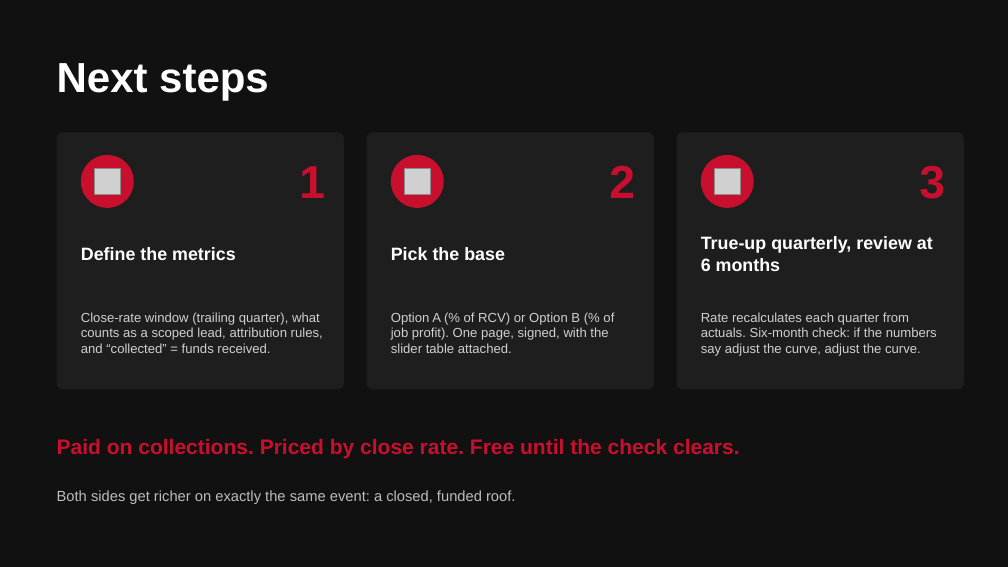
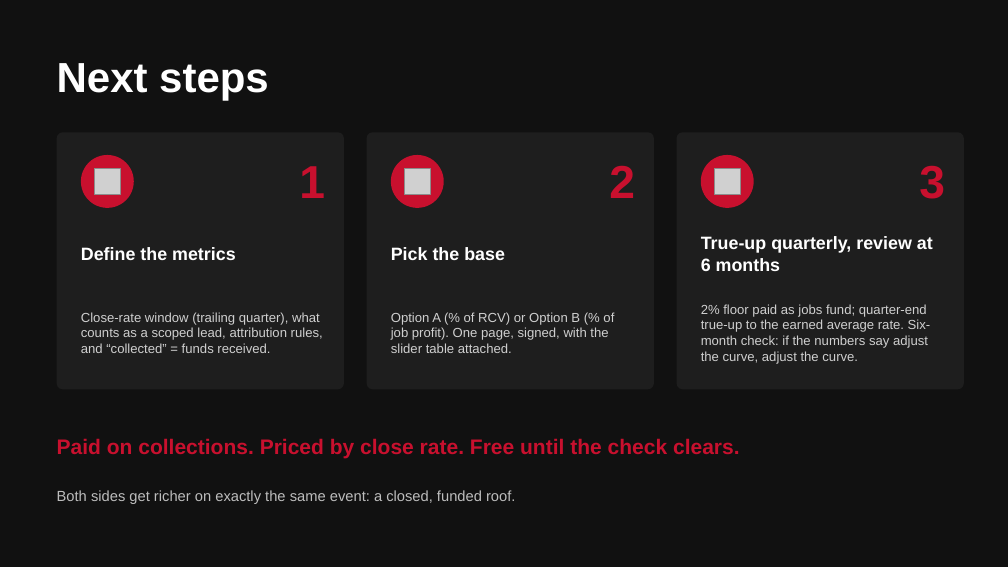
Before and after one commit to DommyD26/roofing-site-template, a slide deck: slide 8 of pitch/Commission-Plan.pptx. Drawn at 1008x567 pixels with LibreOffice and Linux fonts; fonts in the diff are those of the drawing; grey boxes stand for pictures. Boxes give left, top, right and bottom in pixels: in the first picture for what was removed or moved away, otherwise in the second. Text is boxed around its words. In the diff, an @@ line names an element or a change of style, - is before the commit and + after.

```diff
--- a/pitch/Commission-Plan.pptx
+++ b/pitch/Commission-Plan.pptx
@@ text at [701,304,931,364]: text changed @@
-Rate recalculates each quarter from actuals. Six-month check: if the numbers say adjust the curve, adjust the curve.
+2% floor paid as jobs fund; quarter-end true-up to the earned average rate. Six-month check: if the numbers say adjust the curve, adjust the curve.
```
Also in this commit, not shown: 1 other slide changed, 1 other file.
